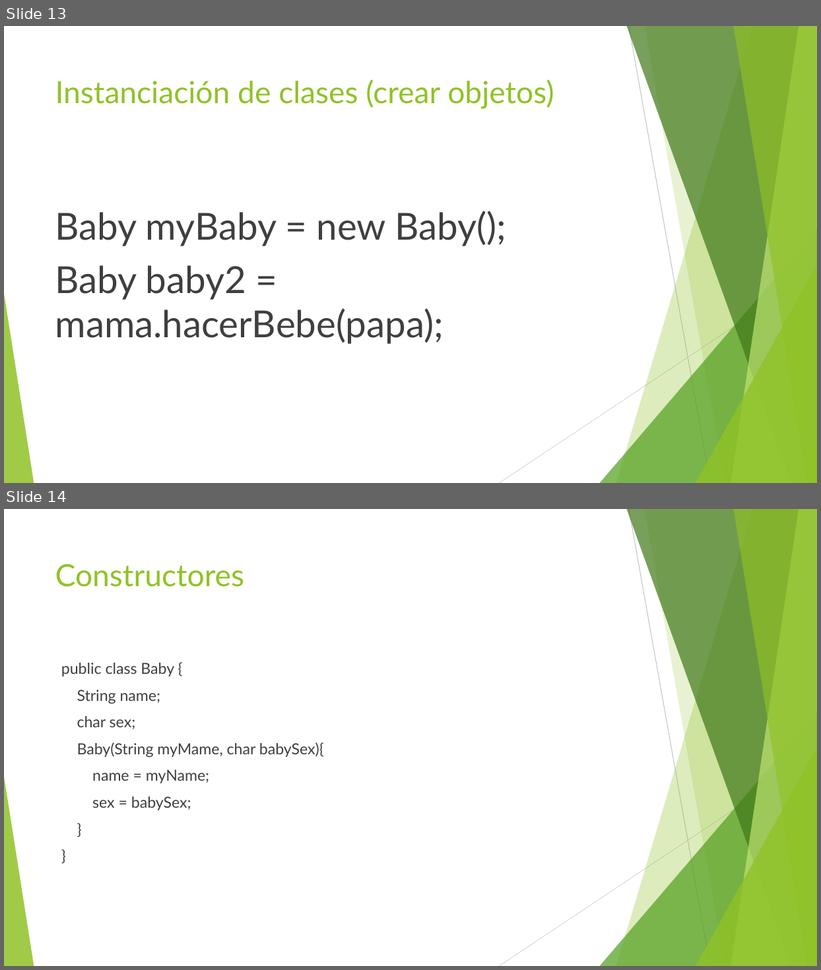
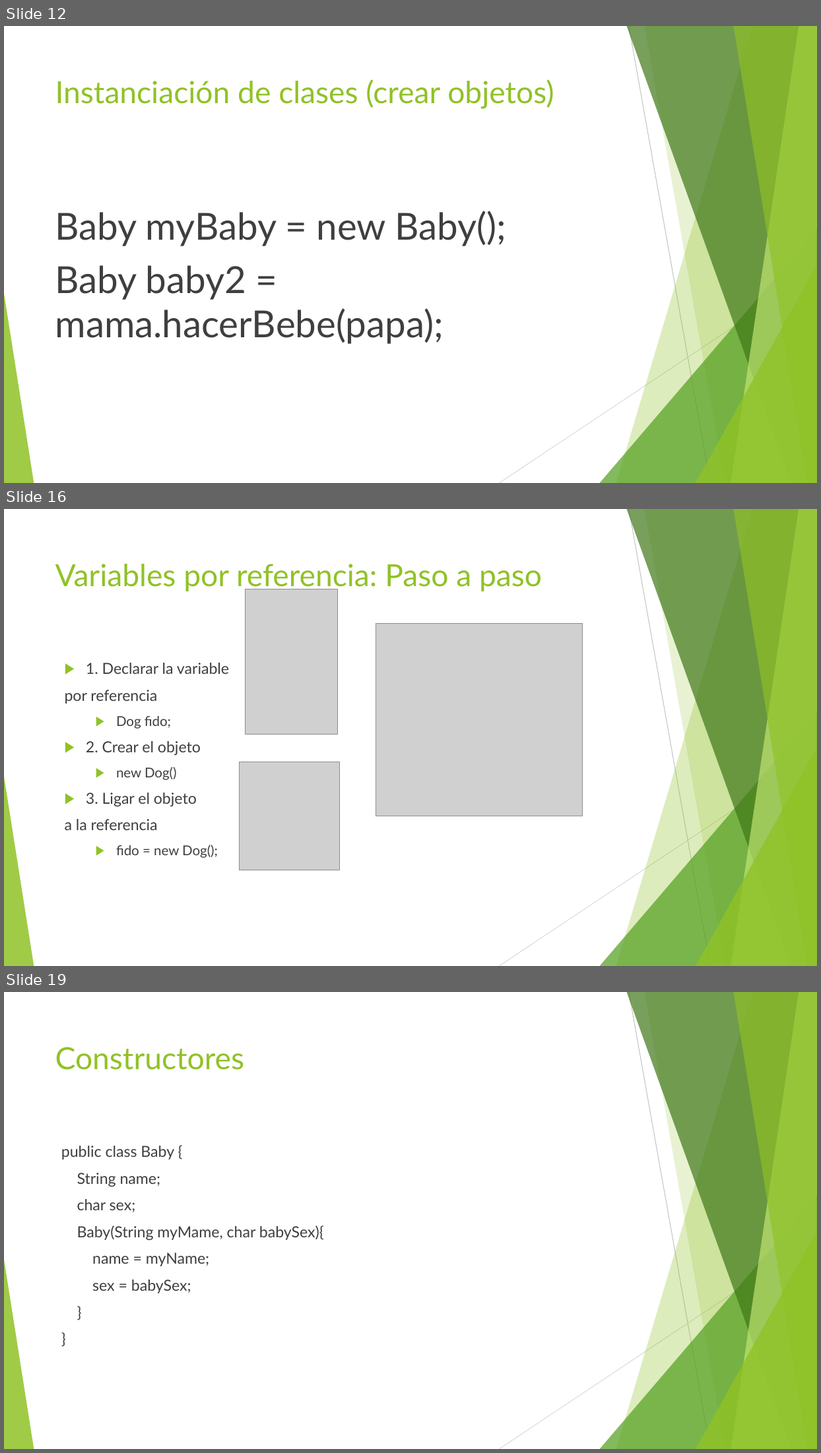
Before and after one commit to jomarnavarro/javaOoBasico, a slide deck: slides/Selenium, Module3.pptx. Shown one above the other, each under a label of ours: slides 13 and 14 before the commit, slides 12, 16 and 19 after it; the slides between them are not shown. The pictures are 821x970 and 821x1453 pixels, drawn with LibreOffice and Linux fonts; fonts in the diff are those of the drawing; grey boxes stand for pictures. Boxes give left, top, right and bottom in pixels: in the first picture for what was removed or moved away, otherwise in the second. Text is boxed around its words. In the diff, an @@ line names an element or a change of style, - is before the commit and + after.

```diff
--- a/slides/Selenium, Module3.pptx
+++ b/slides/Selenium, Module3.pptx
@@ slide 16 added at bbox=[4, 509, 817, 966], background #FFFFFF; not listed: 10 template elements that a slide beside it also shows @@
@@ title added at bbox=[55, 564, 542, 591], 36 pt, text #90C226 @@
+Variables por referencia: Paso a paso
@@ picture added at bbox=[245, 590, 338, 735] @@
@@ picture added at bbox=[376, 623, 582, 816] @@
@@ text added at bbox=[65, 663, 229, 858], 18 pt, text #3F3F3F @@
+▶ 1. Declarar la variable
+por referencia
+  ▶ Dog fido;
+▶ 2. Crear el objeto
+  ▶ new Dog()
+▶ 3. Ligar el objeto
+a la referencia
+  ▶ fido = new Dog();
@@ picture added at bbox=[240, 762, 339, 871] @@
@@ what was slide 13 is now slide 12 @@
@@ what was slide 14 is now slide 19 @@
```
Also in this commit, not shown: 5 other slides added, 1 slide removed, 20 other files.
